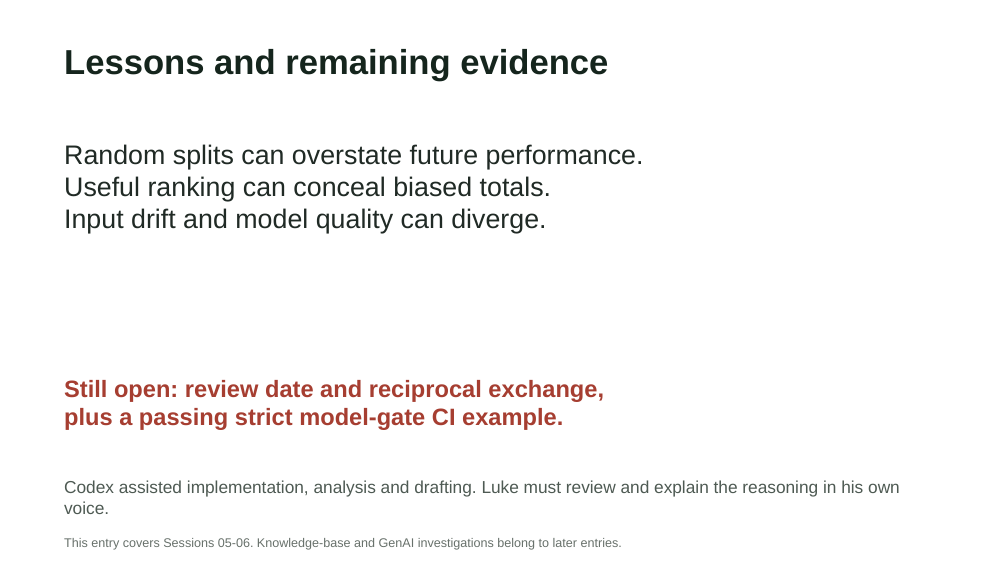
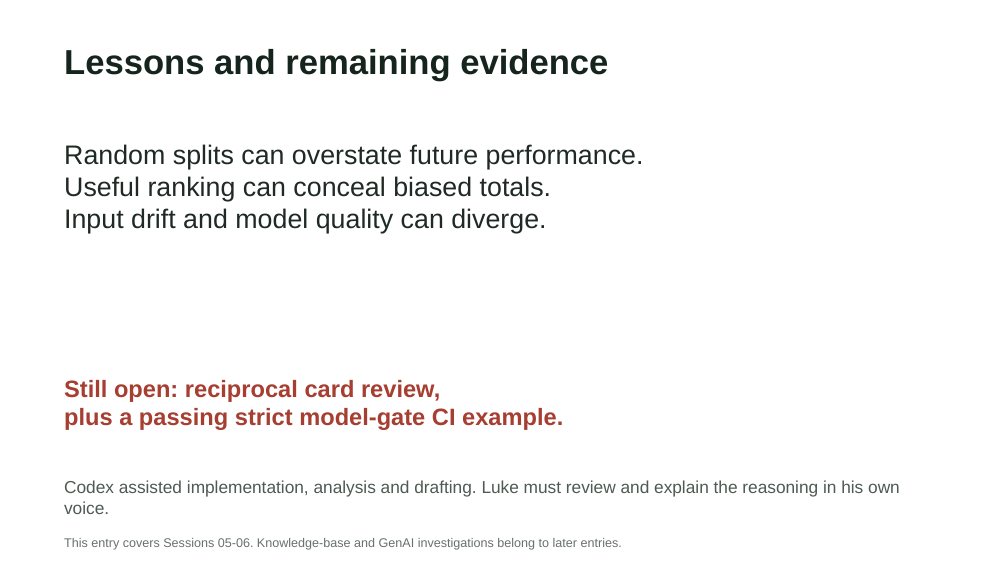
Before and after one commit to Lukecamill/hotel-cancellations, a slide deck: slide 9 of output/presentations/diary-entry-2-slides.pptx. Drawn at 1008x567 pixels with LibreOffice and Linux fonts; fonts in the diff are those of the drawing. Boxes give left, top, right and bottom in pixels: in the first picture for what was removed or moved away, otherwise in the second. Text is boxed around its words. In the diff, an @@ line names an element or a change of style, - is before the commit and + after.

```diff
--- a/output/presentations/diary-entry-2-slides.pptx
+++ b/output/presentations/diary-entry-2-slides.pptx
@@ text at <box>64,380,440,402</box>: text changed @@
-Still open: review date and reciprocal exchange,
+Still open: reciprocal card review,
```
Also in this commit, not shown: 1 other slide changed, 32 other files.
